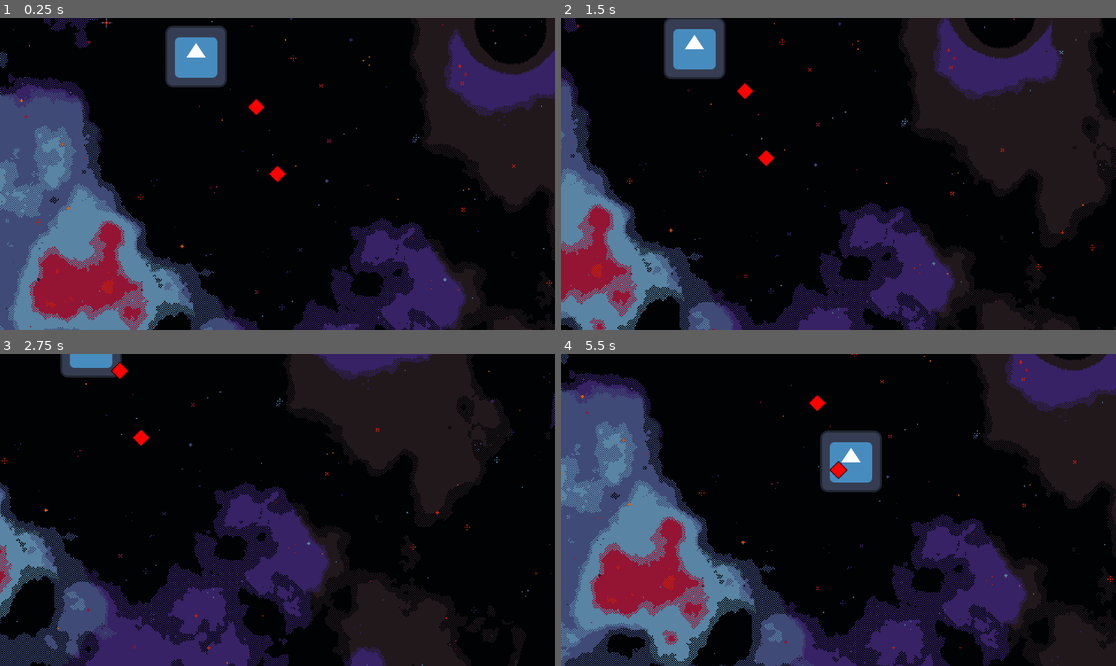
Above: before the commit, frames 1-4 (two rows, left to right).
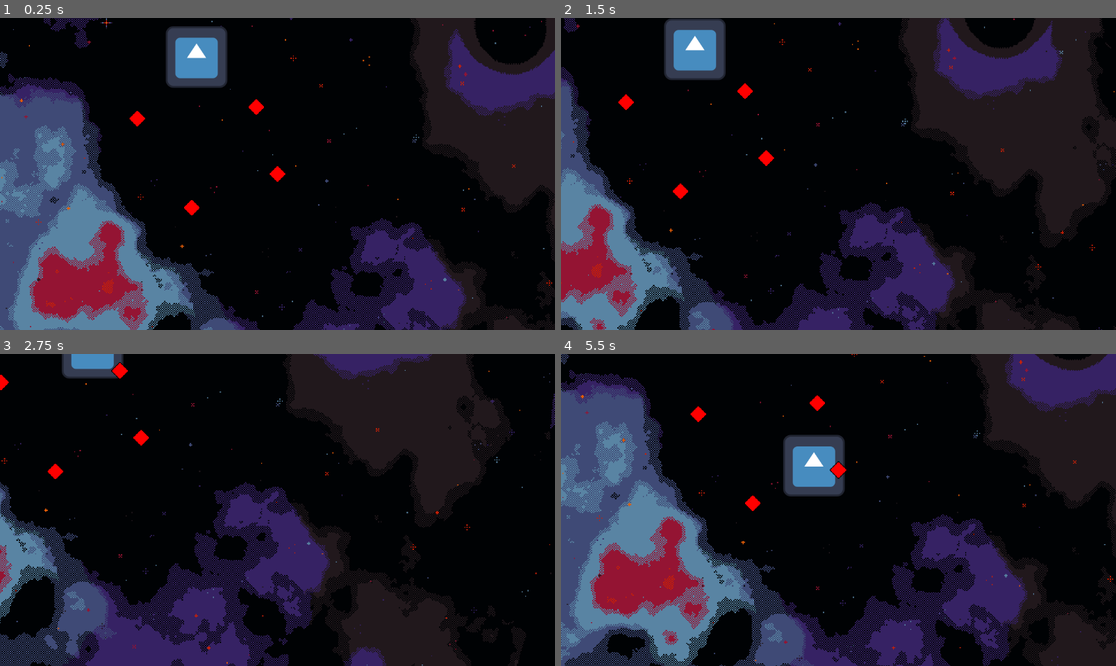
Above: after the commit, the same moments.

Repository: Likvik89/Towerdefence
Game: Godot game, scene res://Scenes/lvl.tscn
Two runs of this game, one before a commit and one after it. Both use one fixed random seed, a clock stepped at 60 frames per second and the inputs below. The engine's default icon, where the game draws it, is replaced by a stand-in: a white triangle on a blue panel in a dark square.
Inputs:
- Up to frame 1 (0.25 s): no input
- Up to frame 2 (1.5 s): hold D (move_right) 0.53-1.28 s; hold S (move_down) from 1.28 s (still down)
- Up to frame 3 (2.75 s): release S (move_down) at 2.03 s; hold D (move_right) from 2.03 s (still down)
- Up to frame 4 (5.5 s): release D (move_right) at 2.78 s; hold W (move_up) 2.78-3.53 s; hold A (move_left) 3.53-5.03 s; hold S (move_down) from 5.03 s (still down)

The runs differ from the first frame. In frame 1, 0.3% of the frame differs, in the area x 23-41%, y 2-64%; in frame 2, 0.4%; in frame 3, 0.3%; in frame 4, 3.4%, in the area x 23-58%, y 16-51%.
Error before the commit: Invalid access of index '2' on a base object of type: 'Array'. (res://Scripts/enemy.gd:36)

Commit message:
v0.0.0.3
enemy can move better

Diff:
--- a/Scenes/lvl.tscn
+++ b/Scenes/lvl.tscn
@@ -23,5 +23,11 @@
 [node name="Waypoint2" parent="waypoints" instance=ExtResource("3_mdg6f")]
 position = Vector2(466, 244)
 
+[node name="Waypoint3" parent="waypoints" instance=ExtResource("3_mdg6f")]
+position = Vector2(288.153, 313.561)
+
+[node name="Waypoint4" parent="waypoints" instance=ExtResource("3_mdg6f")]
+position = Vector2(174.888, 128.562)
+
 [node name="Camera" parent="." instance=ExtResource("4_yq0uk")]
 position = Vector2(466, 244)
--- a/Scripts/enemy.gd
+++ b/Scripts/enemy.gd
@@ -6,10 +6,11 @@
 var maxspeed = 500
 
 func _ready():
-	var tween = get_tree().create_tween()
 	for waypoint in %waypoints.get_children():
 		if waypoint.is_in_group('waypoints'):
 			waypoints.append(waypoint)
+	var way = (waypoints[waypoint_reached].position-position).normalized()
+	apply_central_force(way*speed*3)
 
 
 func _integrate_forces(state):
@@ -32,6 +33,7 @@
 func _on_area_2d_area_entered(area):
 	if area.is_in_group('waypoints'):
 		waypoint_reached += 1
-		apply_central_impulse(-linear_velocity.normalized()*speed)
+		linear_velocity = Vector2(0,0)
+		#apply_central_impulse(-linear_velocity.normalized()*speed*4)
 		var way = (waypoints[waypoint_reached].position-position).normalized()
-		apply_central_impulse(way*speed)
+		apply_central_impulse(way*speed*3)
